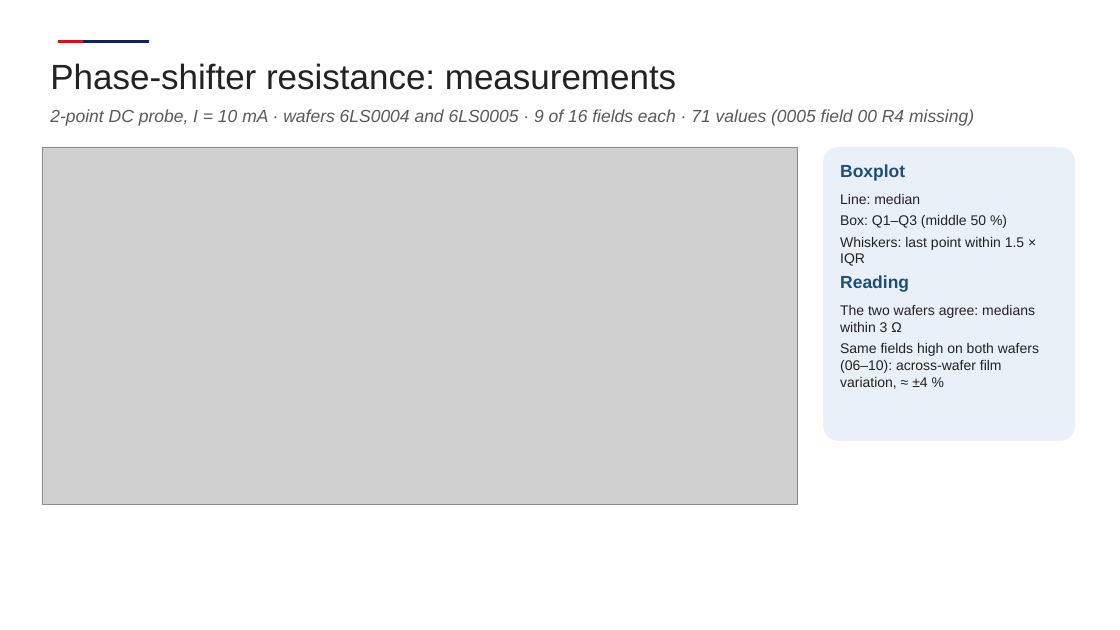
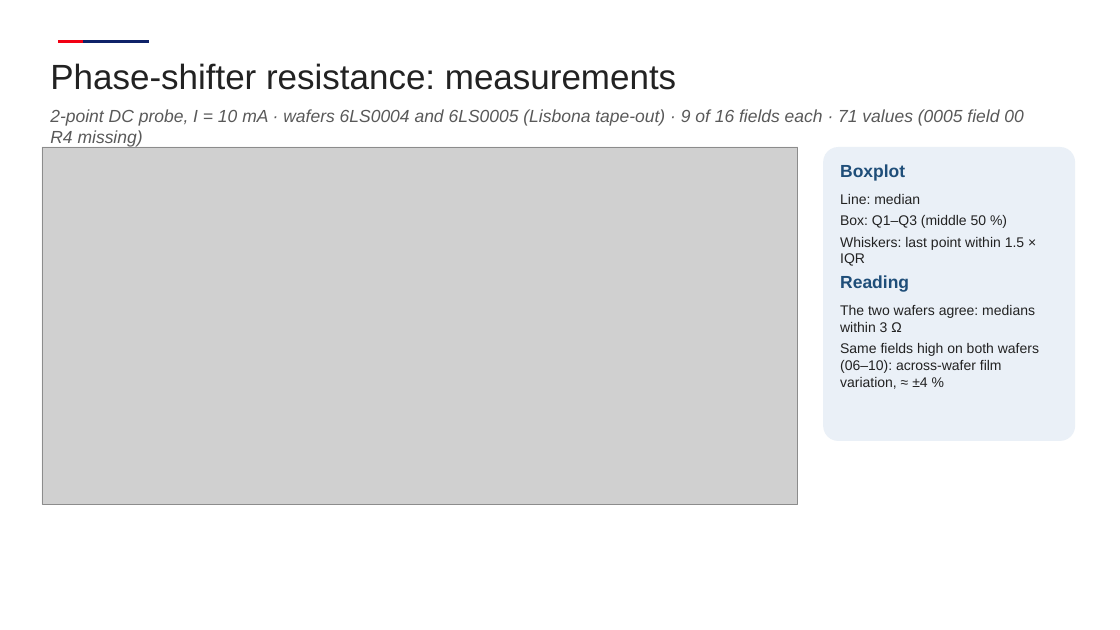
Before and after one commit to andreimuresian/claude, a slide deck: slide 1 of results/ps_meas/PS_resistance_AFR.pptx. Drawn at 1120x630 pixels with LibreOffice and Linux fonts; fonts in the diff are those of the drawing; grey boxes stand for pictures; background and template pictures are left out. Boxes give left, top, right and bottom in pixels: in the first picture for what was removed or moved away, otherwise in the second. Text is boxed around its words. In the diff, an @@ line names an element or a change of style, - is before the commit and + after.

```diff
--- a/results/ps_meas/PS_resistance_AFR.pptx
+++ b/results/ps_meas/PS_resistance_AFR.pptx
@@ text at <box>50,109,1023,148</box>: text changed @@
-2-point DC probe, I = 10 mA · wafers 6LS0004 and 6LS0005 · 9 of 16 fields each · 71 values (0005 field 00 R4 missing)
+2-point DC probe, I = 10 mA · wafers 6LS0004 and 6LS0005 (Lisbona tape-out) · 9 of 16 fields each · 71 values (0005 field 00 R4 missing)
```
Also in this commit, not shown: 2 other files.
